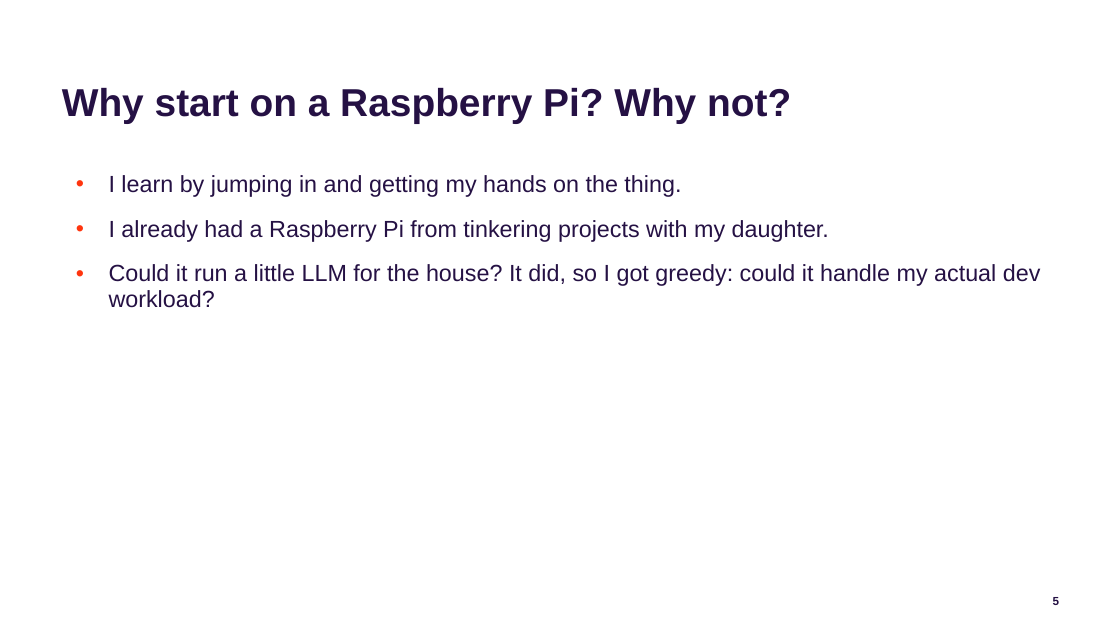
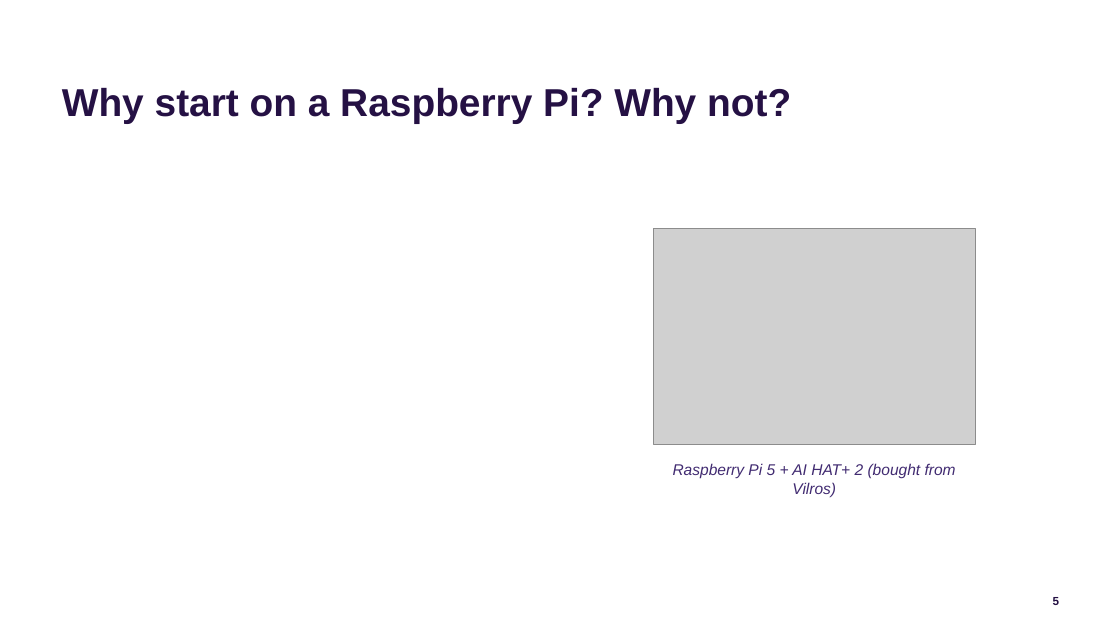
Before and after one commit to jconnolly/local-llm-pi5, a slide deck: slide 5 of local-llm-datasociety.pptx. Drawn at 1120x630 pixels with LibreOffice and Linux fonts; fonts in the diff are those of the drawing; grey boxes stand for pictures; background and template pictures are left out. Boxes give left, top, right and bottom in pixels: in the first picture for what was removed or moved away, otherwise in the second. Text is boxed around its words. In the diff, an @@ line names an element or a change of style, - is before the commit and + after.

Commit message:
Slide 5 Pi5+AI-HAT photo + quadrant label de-overlap
- Add real Raspberry Pi 5 + AI HAT+ 2 product photo (Vilros hero) to slide 5,
  text-left/image-right, caption links the Vilros AI HAT+ 2 page. viz/pi5-aihat.png.
- quadrant.png: fix label overlaps. CLOUD WINS -> top-center (off the SWE dots),
  LOCAL OWNS -> mid-left (off appbench), agentbench label flipped right, teal usage
  label right-aligned hugging the circle's left edge. No text-on-text collisions.

```diff
--- a/local-llm-datasociety.pptx
+++ b/local-llm-datasociety.pptx
@@ text removed at (109,175,1041,308) @@
-• I learn by jumping in and getting my hands on the thing.
-• I already had a Raspberry Pi from tinkering projects with my daughter.
-• Could it run a little LLM for the house? It did, so I got greedy: could it handle my actual dev workload?
@@ picture added at (653,229,975,444) @@
@@ text added at (673,463,956,497), 12 pt, text #412B71, italic @@
+Raspberry Pi 5 + AI HAT+ 2 (bought from Vilros)
```
Also in this commit, not shown: 7 other files.
